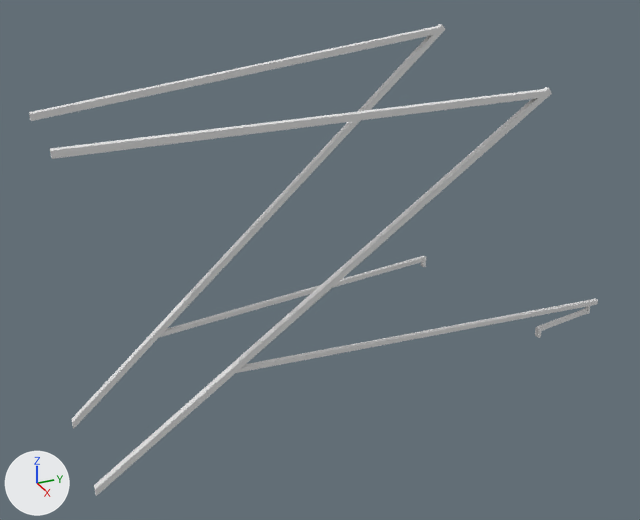
Two versions of the OBJ model common/src/main/resources/assets/pantographsandwires/models/block/cantilever/double/5/cantilever_outer_16px.obj, one commit apart.
Camera for both pictures: a 50 mm lens placed at (7.68, -1.78, 2.68), pointed at (0.48, 1.46, -0.92). Lighting does not change. The marker at lower left points along +X, +Y and +Z. The picture after the commit comes second. Where no turn or scale is listed for an object, it has been applied to the vertices.

Objects in the first picture: '0485993e-1d15-447d-9c8b-6088adad3384', '191edd7c-f08c-4b42-a18d-2b699787b887', '3981d638-6a50-416e-9a1f-2a07bb2105e0', '3f001a93-cca6-4f5e-96b0-2fc2ea65e585', '46c87cfd-08f5-46ce-8d55-218cb4f66ddd', '5ce9ebf1-4e62-4825-97b0-2b57eefc3557', '73941574-914d-4b0a-9ff2-5a46144355d3', '87df503c-30a3-4fda-8e0e-ef8b54d0f5c2', 'bea35dfa-8175-4389-95ef-045d9bdf0d55', 'e40a385e-3ffa-4027-9e50-efc395fb4398'.
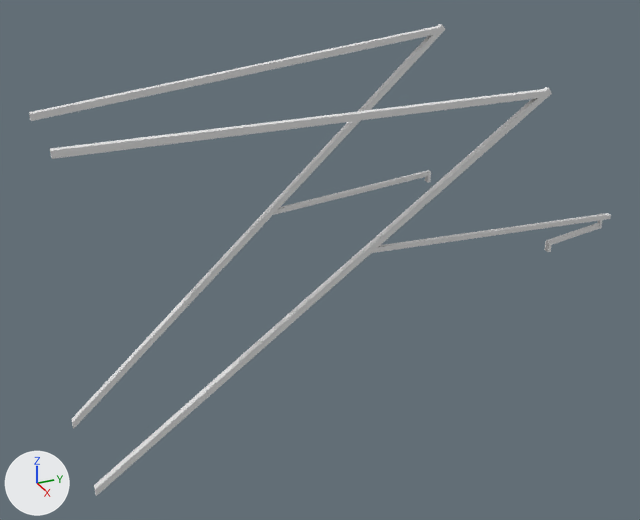
Where the change shows, as pixel boxes (x1, y1, x2, y2) in the pictures (640 x 520 px):
'e40a385e-3ffa-4027-9e50-efc395fb4398', deleted: before (236, 299, 598, 373)
'46c87cfd-08f5-46ce-8d55-218cb4f66ddd', deleted: before (160, 256, 426, 337)
'81b5d639-59c3-4e2e-954d-39693ba5cf8c', added: after (372, 213, 611, 253)
'b603527b-e033-4768-9ed5-c2c08ae7aca3', added: after (273, 170, 431, 215)
'772aa218-b03f-4f39-a1fe-321241656d02', added: after (546, 223, 599, 246)
'191edd7c-f08c-4b42-a18d-2b699787b887', deleted: before (536, 308, 587, 332)
'dc454abc-c74a-4b8a-a4c6-0fea8feb4741', added: after (545, 241, 552, 252)
'87df503c-30a3-4fda-8e0e-ef8b54d0f5c2', deleted: before (535, 328, 541, 338)
'b29ec1a1-6cb9-4579-ad62-9d4732c9f9a6', added: after (425, 174, 431, 182)
'5ff27e4c-5fbf-4a9f-b830-18ac341e8d79', added: after (598, 214, 603, 229)
'5ce9ebf1-4e62-4825-97b0-2b57eefc3557', deleted: before (421, 259, 426, 267)
'3981d638-6a50-416e-9a1f-2a07bb2105e0', deleted: before (586, 300, 591, 314)

The change, as a list of edits to the scene's bpy script:
```text
Add me_b603527b_e033_4768_9ed5_c2c08ae7aca3:
    me_b603527b_e033_4768_9ed5_c2c08ae7aca3.from_pydata([(-0.04, 1.23, -0.54), (-0.04, 2.99, -0.38), (-0.04, 1.17, -0.59), (-0.04, 2.99, -0.43), (-0.09, 2.99, -0.38), (-0.09, 1.23, -0.54), (-0.09, 2.99, -0.43), (-0.09, 1.17, -0.59)], [], [(3, 6, 4, 1), (2, 3, 1, 0), (7, 2, 0, 5), (6, 7, 5, 4), (5, 0, 1, 4), (6, 3, 2, 7)])
    me_b603527b_e033_4768_9ed5_c2c08ae7aca3.materials.append(mat_m_53ac917a_6908_652e_015c_c53640b020ed)  # white #e7e7e7
Add me_81b5d639_59c3_4e2e_954d_39693ba5cf8c:
    me_81b5d639_59c3_4e2e_954d_39693ba5cf8c.from_pydata([(1.09, 1.76, -0.6), (1.09, 4.5, -0.72), (1.09, 1.7, -0.64), (1.09, 4.5, -0.76), (1.04, 4.5, -0.72), (1.04, 1.76, -0.6), (1.04, 4.5, -0.76), (1.04, 1.7, -0.64)], [], [(3, 6, 4, 1), (2, 3, 1, 0), (7, 2, 0, 5), (6, 7, 5, 4), (5, 0, 1, 4), (6, 3, 2, 7)])
    me_81b5d639_59c3_4e2e_954d_39693ba5cf8c.materials.append(mat_m_53ac917a_6908_652e_015c_c53640b020ed)  # white #e7e7e7
Add me_772aa218_b03f_4f39_a1fe_321241656d02:
    me_772aa218_b03f_4f39_a1fe_321241656d02.from_pydata([(1.072, 3.727, -0.882), (1.072, 4.377, -0.796), (1.072, 3.735, -0.944), (1.072, 4.385, -0.858), (1.053, 4.377, -0.796), (1.053, 3.727, -0.882), (1.053, 4.385, -0.858), (1.053, 3.735, -0.944)], [], [(3, 6, 4, 1), (2, 3, 1, 0), (7, 2, 0, 5), (6, 7, 5, 4), (5, 0, 1, 4), (6, 3, 2, 7)])
    me_772aa218_b03f_4f39_a1fe_321241656d02.materials.append(mat_m_53ac917a_6908_652e_015c_c53640b020ed)  # white #e7e7e7
Remove ob_191edd7c_f08c_4b42_a18d_2b699787b887:
    ob_191edd7c_f08c_4b42_a18d_2b699787b887 = bpy.data.objects.new('191edd7c-f08c-4b42-a18d-2b699787b887', me_191edd7c_f08c_4b42_a18d_2b699787b887)
Remove ob_3981d638_6a50_416e_9a1f_2a07bb2105e0:
    ob_3981d638_6a50_416e_9a1f_2a07bb2105e0 = bpy.data.objects.new('3981d638-6a50-416e-9a1f-2a07bb2105e0', me_3981d638_6a50_416e_9a1f_2a07bb2105e0)
Remove ob_46c87cfd_08f5_46ce_8d55_218cb4f66ddd:
    ob_46c87cfd_08f5_46ce_8d55_218cb4f66ddd = bpy.data.objects.new('46c87cfd-08f5-46ce-8d55-218cb4f66ddd', me_46c87cfd_08f5_46ce_8d55_218cb4f66ddd)
Remove ob_5ce9ebf1_4e62_4825_97b0_2b57eefc3557:
    ob_5ce9ebf1_4e62_4825_97b0_2b57eefc3557 = bpy.data.objects.new('5ce9ebf1-4e62-4825-97b0-2b57eefc3557', me_5ce9ebf1_4e62_4825_97b0_2b57eefc3557)
Remove ob_87df503c_30a3_4fda_8e0e_ef8b54d0f5c2:
    ob_87df503c_30a3_4fda_8e0e_ef8b54d0f5c2 = bpy.data.objects.new('87df503c-30a3-4fda-8e0e-ef8b54d0f5c2', me_87df503c_30a3_4fda_8e0e_ef8b54d0f5c2)
Remove ob_e40a385e_3ffa_4027_9e50_efc395fb4398:
    ob_e40a385e_3ffa_4027_9e50_efc395fb4398 = bpy.data.objects.new('e40a385e-3ffa-4027-9e50-efc395fb4398', me_e40a385e_3ffa_4027_9e50_efc395fb4398)
Add ob_dc454abc_c74a_4b8a_a4c6_0fea8feb4741:
    ob_dc454abc_c74a_4b8a_a4c6_0fea8feb4741 = bpy.data.objects.new('dc454abc-c74a-4b8a-a4c6-0fea8feb4741', me_dc454abc_c74a_4b8a_a4c6_0fea8feb4741)  # a box spanning x 1.0312..1.0938, y 3.7344..3.7656, z -1.0..-0.9063; in mat_m_d01e7a2a_8f73_2e81_4c23_374b2442e0d3 (white #e7e7e7)
    ob_dc454abc_c74a_4b8a_a4c6_0fea8feb4741.location = (0.0, 0.0, 0.0)
Add ob_b603527b_e033_4768_9ed5_c2c08ae7aca3:
    ob_b603527b_e033_4768_9ed5_c2c08ae7aca3 = bpy.data.objects.new('b603527b-e033-4768-9ed5-c2c08ae7aca3', me_b603527b_e033_4768_9ed5_c2c08ae7aca3)
    ob_b603527b_e033_4768_9ed5_c2c08ae7aca3.location = (0.0, 0.0, 0.0)
Add ob_b29ec1a1_6cb9_4579_ad62_9d4732c9f9a6:
    ob_b29ec1a1_6cb9_4579_ad62_9d4732c9f9a6 = bpy.data.objects.new('b29ec1a1-6cb9-4579-ad62-9d4732c9f9a6', me_b29ec1a1_6cb9_4579_ad62_9d4732c9f9a6)  # a box spanning x -0.0938..-0.0312, y 2.9531..2.9844, z -0.5..-0.4063; in mat_m_d01e7a2a_8f73_2e81_4c23_374b2442e0d3 (white #e7e7e7)
    ob_b29ec1a1_6cb9_4579_ad62_9d4732c9f9a6.location = (0.0, 0.0, 0.0)
Add ob_81b5d639_59c3_4e2e_954d_39693ba5cf8c:
    ob_81b5d639_59c3_4e2e_954d_39693ba5cf8c = bpy.data.objects.new('81b5d639-59c3-4e2e-954d-39693ba5cf8c', me_81b5d639_59c3_4e2e_954d_39693ba5cf8c)
    ob_81b5d639_59c3_4e2e_954d_39693ba5cf8c.location = (0.0, 0.0, 0.0)
Add ob_772aa218_b03f_4f39_a1fe_321241656d02:
    ob_772aa218_b03f_4f39_a1fe_321241656d02 = bpy.data.objects.new('772aa218-b03f-4f39-a1fe-321241656d02', me_772aa218_b03f_4f39_a1fe_321241656d02)
    ob_772aa218_b03f_4f39_a1fe_321241656d02.location = (0.0, 0.0, 0.0)
Add ob_5ff27e4c_5fbf_4a9f_b830_18ac341e8d79:
    ob_5ff27e4c_5fbf_4a9f_b830_18ac341e8d79 = bpy.data.objects.new('5ff27e4c-5fbf-4a9f-b830-18ac341e8d79', me_5ff27e4c_5fbf_4a9f_b830_18ac341e8d79)  # a box spanning x 1.047..1.078, y 4.375..4.406, z -0.859..-0.703; in mat_m_53ac917a_6908_652e_015c_c53640b020ed (white #e7e7e7)
    ob_5ff27e4c_5fbf_4a9f_b830_18ac341e8d79.location = (0.0, 0.0, 0.0)
```
